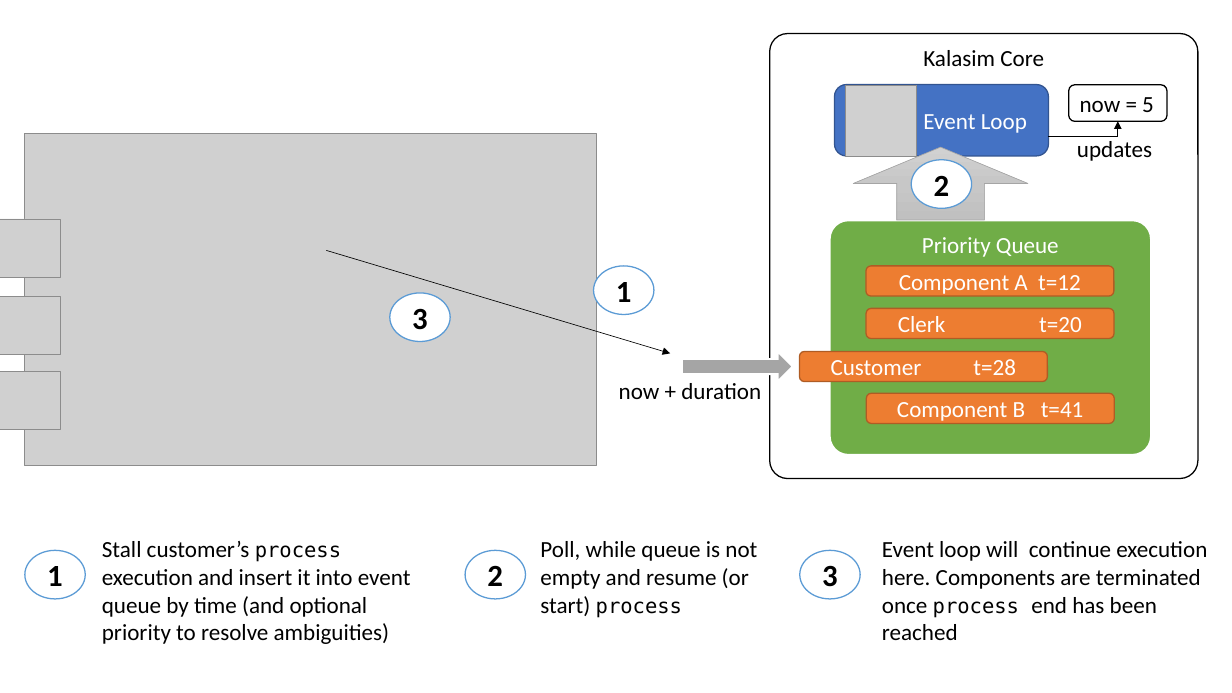
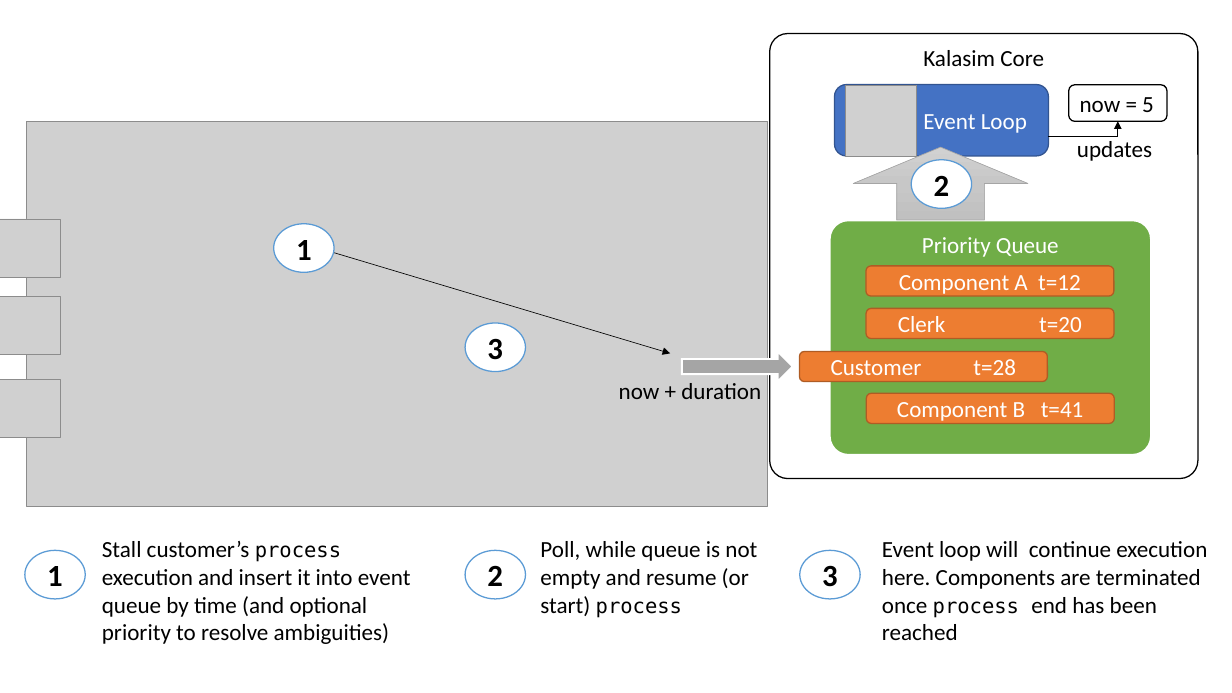
Before and after one commit to holgerbrandl/kalasim, a slide deck: slide 1 of docs/userguide/docs/basics_images/event_loop.pptx (slide 2 before the commit). Drawn at 1232x693 pixels with LibreOffice and Linux fonts; fonts in the diff are those of the drawing; grey boxes stand for pictures. Boxes give left, top, right and bottom in pixels: in the first picture for what was removed or moved away, otherwise in the second. Text is boxed around its words. In the diff, an @@ line names an element or a change of style, - is before the commit and + after.

```diff
--- a/docs/userguide/docs/basics_images/event_loop.pptx
+++ b/docs/userguide/docs/basics_images/event_loop.pptx
@@ picture: place and size @@
-picture at (24, 133, 596, 465)
+picture at (27, 121, 768, 506)
@@ ellipse "1": place and size @@
-ellipse "1" at (593, 266, 653, 315)
+ellipse "1" at (274, 224, 334, 273)
@@ ellipse "3": place and size @@
-ellipse "3" at (390, 293, 450, 342)
+ellipse "3" at (465, 323, 525, 372)
@@ picture: place and size @@
-picture at (0, 372, 60, 430)
+picture at (0, 380, 60, 438)
```
Also in this commit, not shown: 1 slide removed, 1 other file.
